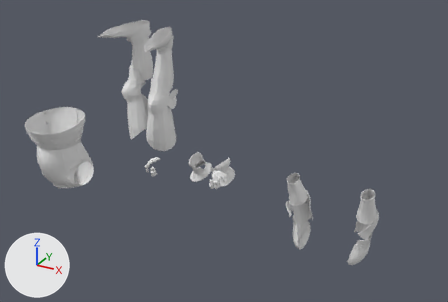
Two versions of the Blender file Official-Armor.blend, one commit apart.
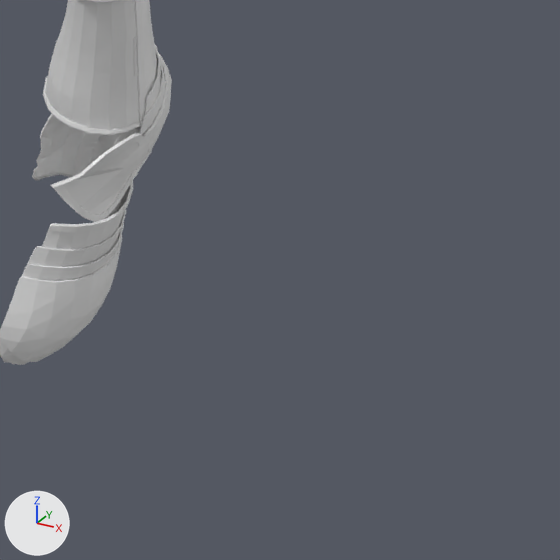
The first picture shows the older version from a camera (50 mm lens) standing at (1.78, -2.42, 0.59) and looking at (0.5, -0.1, -0.57). The close-ups show the older and then the newer version on the part from 78% to 100% of the width and 66% to 99% of the height of that picture. Only the edits that show in the close-ups are written down. The lights are fixed; the arrows at lower left show +X, +Y and +Z.
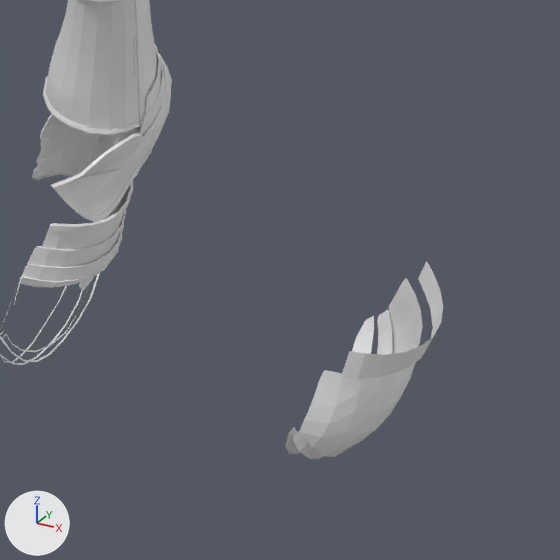
The change, as JSON lines over the scene's bpy script:
```json
{"block": "me_mesh_1380", "where": "# used by ob_mesh_1380; location = (0.974, 0.0, -1.2301); rotation_euler = (-1.464, 0.0, 0.0), in degrees (-84, 0, 0)"}
{"op": "remove", "block": "me_mesh_1380", "code": "me_mesh_1380.from_pydata(...)  # 22983 vertices, 7690 faces, 2 loose edges; spans x -0.218..0.221, y -0.531..0.0, z 0.0..0.247"}
{"op": "add", "block": "me_mesh_1380", "code": "me_mesh_1380.from_pydata(...)  # 22437 vertices, 7508 faces, 2 loose edges; spans x -0.218..0.221, y -0.531..0.0, z 0.0..0.247"}
{"block": "me_mesh_1380", "change": "me_mesh_1380 part 1: 85 loose pieces with 255 vertices, spanning x 0.125..0.193, y -0.227..-0.116, z 0.036..0.227, are deleted"}
{"block": "me_mesh_1380", "change": "me_mesh_1380 part 2"}
{"block": "me_mesh_1380", "change": "291 vertices are removed from x 0.127..0.194, y -0.237..-0.116, z 0.035..0.228"}
{"block": "me_mesh_1380", "change": "241 faces are deleted"}
{"block": "me_mesh_1380", "change": "144 new faces join them"}
{"op": "add", "block": "me_mesh_1380_004", "code": ["me_mesh_1380_004 = bpy.data.meshes.new('mesh_1380.004')", "me_mesh_1380_004.from_pydata(...)  # 60 vertices, 20 faces; spans x 0.553..0.609, y -0.251..-0.211, z 0.06..0.225", "me_mesh_1380_004.polygons.foreach_set('use_smooth', [True] * 20)", "me_mesh_1380_004.materials.append(mat_mat_10)  # its picture is missing"]}
{"op": "add", "block": "me_mesh_1380_003", "code": ["me_mesh_1380_003 = bpy.data.meshes.new('mesh_1380.003')", "me_mesh_1380_003.from_pydata(...)  # 324 vertices, 108 faces; spans x 0.576..0.642, y -0.237..-0.128, z 0.035..0.228", "me_mesh_1380_003.polygons.foreach_set('use_smooth', [True] * 108)", "me_mesh_1380_003.materials.append(mat_mat_10)  # its picture is missing"]}
{"op": "add", "block": "me_mesh_1380_002", "code": ["me_mesh_1380_002 = bpy.data.meshes.new('mesh_1380.002')", "me_mesh_1380_002.from_pydata(...)  # 72 vertices, 24 faces; spans x 0.528..0.572, y -0.191..-0.12, z 0.036..0.227", "me_mesh_1380_002.polygons.foreach_set('use_smooth', [True] * 24)", "me_mesh_1380_002.materials.append(mat_mat_10)  # its picture is missing"]}
{"op": "add", "block": "me_mesh_1380_001", "code": ["me_mesh_1380_001 = bpy.data.meshes.new('mesh_1380.001')", "me_mesh_1380_001.from_pydata(...)  # 90 vertices, 30 faces; spans x 0.473..0.507, y -0.186..-0.116, z 0.041..0.224", "me_mesh_1380_001.polygons.foreach_set('use_smooth', [True] * 30)", "me_mesh_1380_001.materials.append(mat_mat_10)  # its picture is missing"]}
{"op": "add", "block": "ob_mesh_1380_004", "code": ["ob_mesh_1380_004 = bpy.data.objects.new('mesh_1380.004', me_mesh_1380_004)", "ob_mesh_1380_004.location = (0.8234, -0.0081, -1.2301)", "ob_mesh_1380_004.rotation_euler = (-1.464, 0.0, 0.0)  # degrees (-84, 0, 0)"]}
{"op": "add", "block": "ob_mesh_1380_003", "code": ["ob_mesh_1380_003 = bpy.data.objects.new('mesh_1380.003', me_mesh_1380_003)", "ob_mesh_1380_003.location = (0.7769, 0.0, -1.2392)", "ob_mesh_1380_003.rotation_euler = (-1.464, 0.0, 0.0)  # degrees (-84, 0, 0)"]}
{"op": "add", "block": "ob_mesh_1380_002", "code": ["ob_mesh_1380_002 = bpy.data.objects.new('mesh_1380.002', me_mesh_1380_002)", "ob_mesh_1380_002.location = (0.8203, 0.0, -1.2397)", "ob_mesh_1380_002.rotation_euler = (-1.464, 0.0, 0.0)  # degrees (-84, 0, 0)"]}
{"op": "add", "block": "ob_mesh_1380_001", "code": ["ob_mesh_1380_001 = bpy.data.objects.new('mesh_1380.001', me_mesh_1380_001)", "ob_mesh_1380_001.location = (0.8682, 0.0, -1.2403)", "ob_mesh_1380_001.rotation_euler = (-1.464, 0.0, 0.0)  # degrees (-84, 0, 0)"]}
```

Where the change shows, as pixel boxes [x1, y1, x2, y2] in the close-ups (560 x 560 px):
```json
{"object": "mesh_1380.003", "change": "added", "after": [300, 278, 423, 457]}
{"object": "mesh_1380.004", "change": "added", "after": [341, 261, 443, 380]}
{"object": "mesh_1380.002", "change": "added", "after": [293, 309, 393, 459]}
{"object": "mesh_1380.001", "change": "added", "after": [286, 316, 374, 454]}
{"part": 1, "of": "me_mesh_1380", "change": "deleted", "before": [0, 252, 119, 365]}
{"part": 2, "of": "me_mesh_1380", "change": "cut back", "before": [0, 228, 122, 363], "after": [0, 228, 122, 363]}
```
